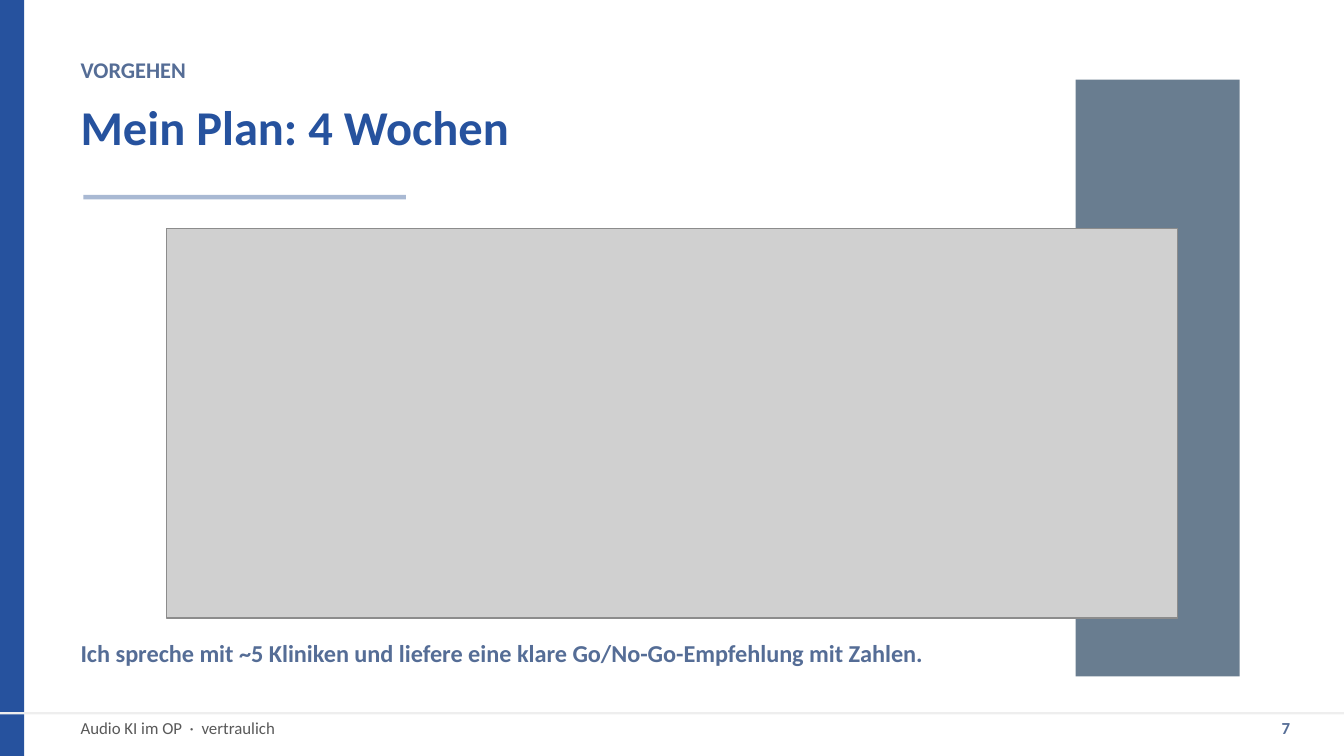
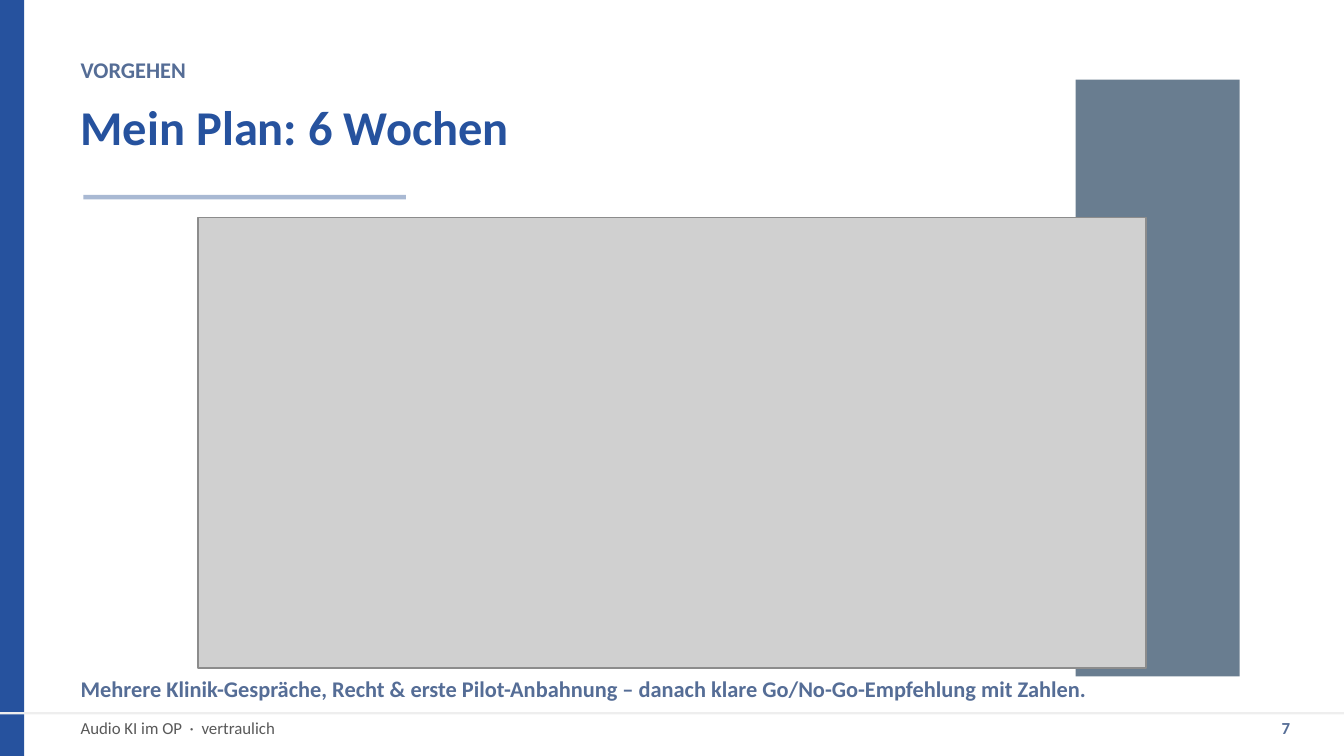
Before and after one commit to Sebastianue/hallo-github, a slide deck: slide 7 of Audio-KI-OP-Praesentation.pptx. Drawn at 1344x756 pixels with LibreOffice and Linux fonts; fonts in the diff are those of the drawing; grey boxes stand for pictures; background and template pictures are left out. Boxes give left, top, right and bottom in pixels: in the first picture for what was removed or moved away, otherwise in the second. Text is boxed around its words. In the diff, an @@ line names an element or a change of style, - is before the commit and + after.

```diff
--- a/Audio-KI-OP-Praesentation.pptx
+++ b/Audio-KI-OP-Praesentation.pptx
@@ text at [81, 111, 509, 146]: text changed @@
-Mein Plan: 4 Wochen
+Mein Plan: 6 Wochen
@@ picture: place and size @@
-picture at [167, 228, 1177, 618]
+picture at [198, 218, 1145, 668]
@@ text at [81, 681, 1086, 701]: text changed; size 13 to 12 pt @@
-Ich spreche mit ~5 Kliniken und liefere eine klare Go/No-Go-Empfehlung mit Zahlen.
+Mehrere Klinik-Gespräche, Recht & erste Pilot-Anbahnung – danach klare Go/No-Go-Empfehlung mit Zahlen.
```
Also in this commit, not shown: 4 other slides changed, 7 other files.
